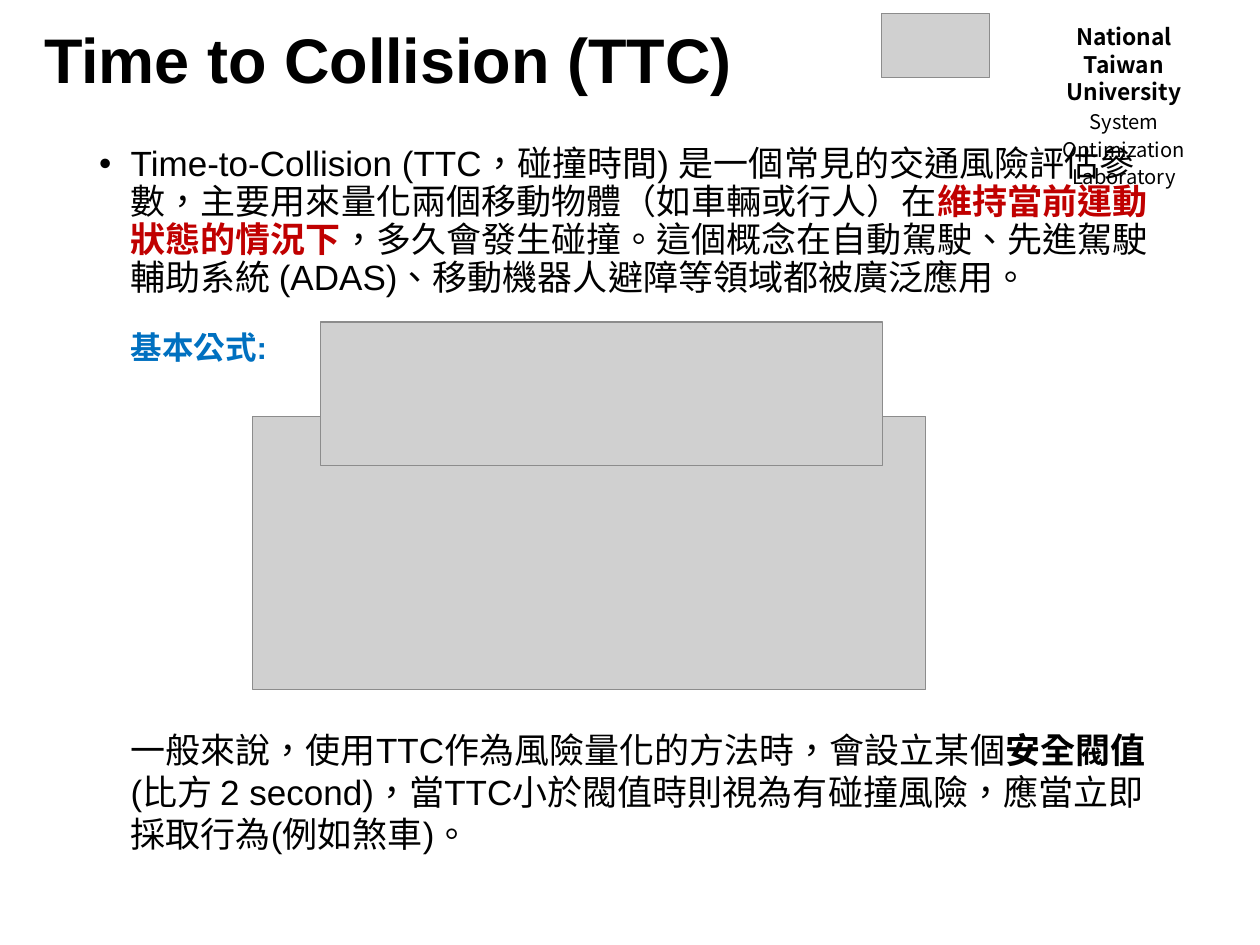
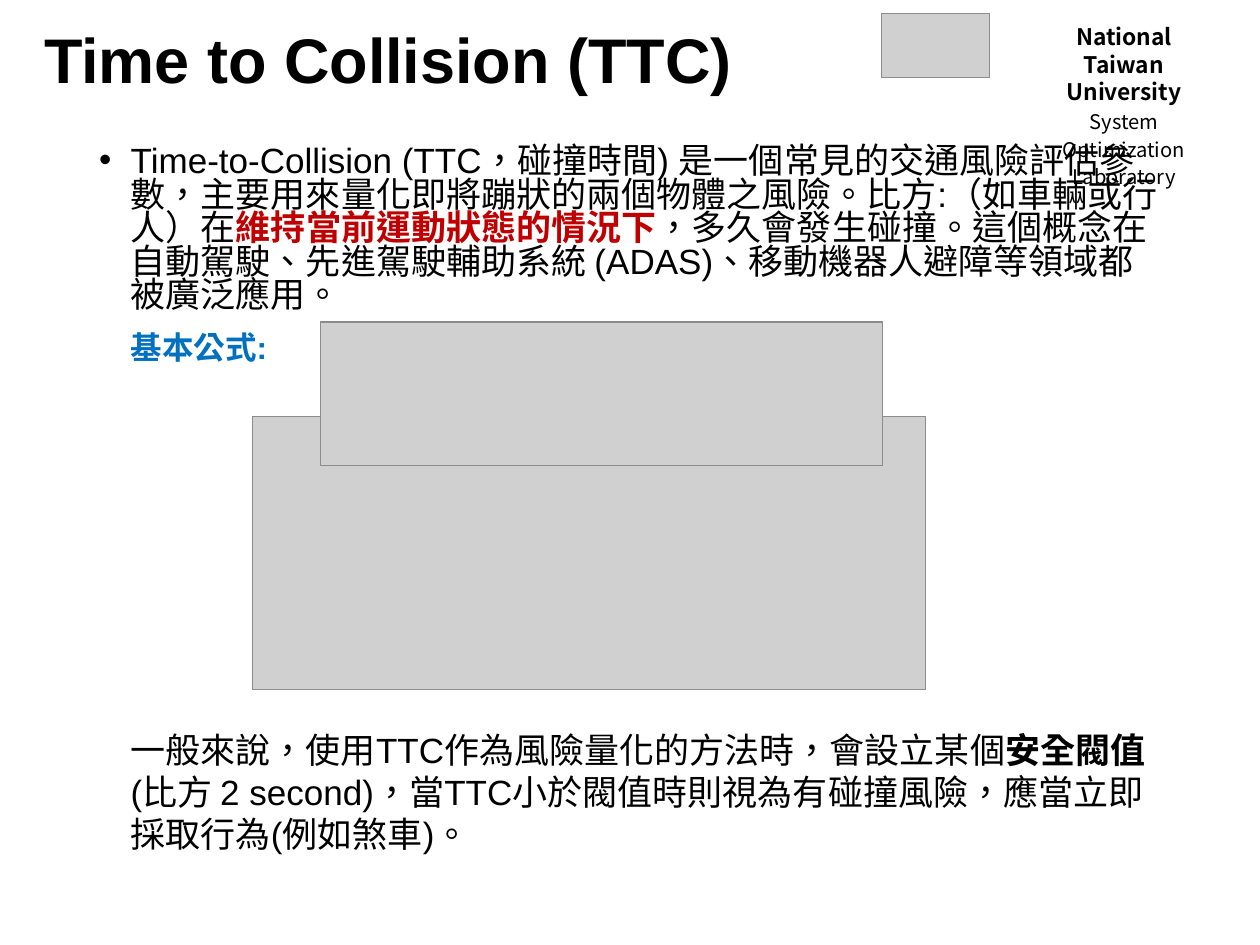
Before and after one commit to Yi-An-Wang/institute_information, a slide deck: slide 4 of path_planing/研討會/碰撞風險評估討論.pptx. Drawn at 1260x945 pixels with LibreOffice and Linux fonts; fonts in the diff are those of the drawing; grey boxes stand for pictures; background and template pictures are left out. Boxes give left, top, right and bottom in pixels: in the first picture for what was removed or moved away, otherwise in the second. Text is boxed around its words. In the diff, an @@ line names an element or a change of style, - is before the commit and + after.

Commit message:
2024/02/10-1

```diff
--- a/path_planing/研討會/碰撞風險評估討論.pptx
+++ b/path_planing/研討會/碰撞風險評估討論.pptx
@@ text at (x1=131, y1=141, x2=1158, y2=310): text changed @@
-• Time-to-Collision (TTC，碰撞時間) 是一個常見的交通風險評估參數，主要用來量化兩個移動物體（如車輛或行人）在維持當前運動狀態的情況下，多久會發生碰撞。這個概念在自動駕駛、先進駕駛輔助系統 (ADAS)、移動機器人避障等領域都被廣泛應用。
+• Time-to-Collision (TTC，碰撞時間) 是一個常見的交通風險評估參數，主要用來量化即將蹦狀的兩個物體之風險。比方:（如車輛或行人）在維持當前運動狀態的情況下，多久會發生碰撞。這個概念在自動駕駛、先進駕駛輔助系統 (ADAS)、移動機器人避障等領域都被廣泛應用。
```
Also in this commit, not shown: 5 other slides changed.
